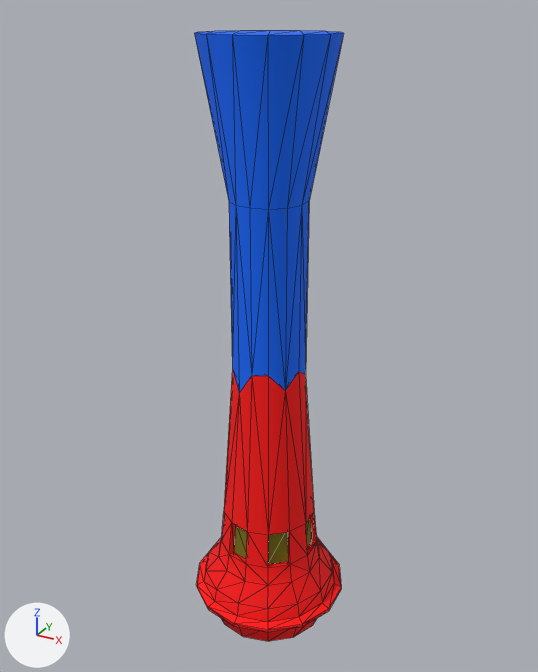
An edit to the FBX model Assets/Environment_Assets/Props/Pillars/body_I.FBX, drawn before and after from the same camera.
One viewpoint serves both versions: a 50 mm lens placed at (0.525, -0.954, 1.184), pointed at (-0.009, 0.015, 0.7). The axes (+X, +Y, +Z) are drawn at lower left. The lights are the same throughout. Mesh edges are drawn as thin lines. Where no turn or scale is listed for an object, it has been applied to the vertices.

Names of what the first picture shows: 'pillar_I_bodydown', 'pillar_I_bodyup', 'pillar_I_glass'.
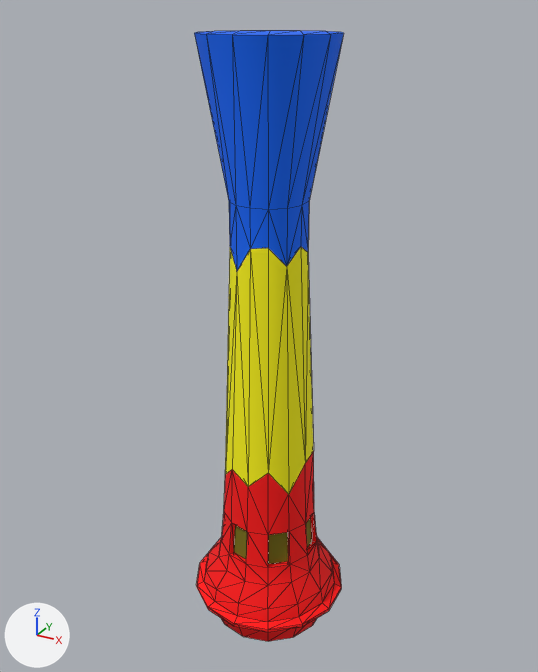
Boxes (x1, y1, x2, y2) around the edits, measured in the pictures (538 x 672 px; the box of a moved part takes in the faces that stretch with it):
'pillar_I_bodyup', reshaped (34% shorter)
    before: (194, 30, 344, 393)
    after: (194, 30, 344, 271)
'pillar_I_bodydown', reshaped
    before: (196, 369, 341, 641)
    after: (196, 451, 341, 641)
'pillar_I_bodymiddle', added (yellow)
    after: (225, 247, 314, 494)
part 1 of me_mesh, moved or reshaped
    before: (224, 369, 314, 535)
    after: (224, 451, 314, 535)
part 2 of me_mesh_001, moved or reshaped
    before: (229, 201, 309, 393)
    after: (229, 201, 309, 271)

Edits to the bpy script that builds the scene:
```text
Add mat_pillar__bodymiddle:
    mat_pillar__bodymiddle = principled_material('pillar__bodymiddle')
    mat_pillar__bodymiddle.base_color = (1.0, 0.941, 0.0)  # yellow #fff800
    mat_pillar__bodymiddle.roughness = 0.859
Change me_mesh:
    used by ob_pillar_i_bodydown; location = (0.0, 0.0, 0.0)
    remove me_mesh.from_pydata(...)  # 196 vertices, 392 faces; spans x -0.133..0.133, y -0.135..0.135, z 0.165..0.667
    add me_mesh.from_pydata(...)  # 196 vertices, 420 faces; spans x -0.133..0.133, y -0.135..0.135, z 0.165..0.528
    me_mesh part 1
    42 vertices are removed from x -0.086..0.086, y -0.088..0.088, z 0.172..0.667
    112 faces are deleted
    42 vertices are added at x -0.086..0.086, y -0.088..0.088, z 0.166..0.528
    140 new faces join them, mat_pillar__bodydown (red #ff0000)
    add me_mesh.materials.append(mat_pillar__bodydown)
    add me_mesh.materials.append(mat_pillar__bodydown)
Change me_mesh_001:
    where me_mesh_001.from_pydata(...)  # 70 vertices, 124 faces; spans x -0.1..0.1, y -0.102..0.102, z 0.613..1.155
    used by ob_pillar_i_bodyup; location = (0.0, 0.0, 0.0)
    me_mesh_001 part 2: all 28 vertices in x -0.059..0.059, y -0.06..0.06, z 0.613..0.667 are moved by (0.0, 0.0, 0.204)
Add me_mesh_003:
    me_mesh_003.from_pydata(...)  # 56 vertices, 112 faces; spans x -0.075..0.075, y -0.077..0.077, z 0.436..0.871
    me_mesh_003.materials.append(mat_pillar__bodymiddle)  # yellow #fff800
Add ob_pillar_i_bodymiddle:
    ob_pillar_i_bodymiddle = bpy.data.objects.new('pillar_I_bodymiddle', me_mesh_003)
    ob_pillar_i_bodymiddle.location = (0.0, 0.0, 0.0)
```
